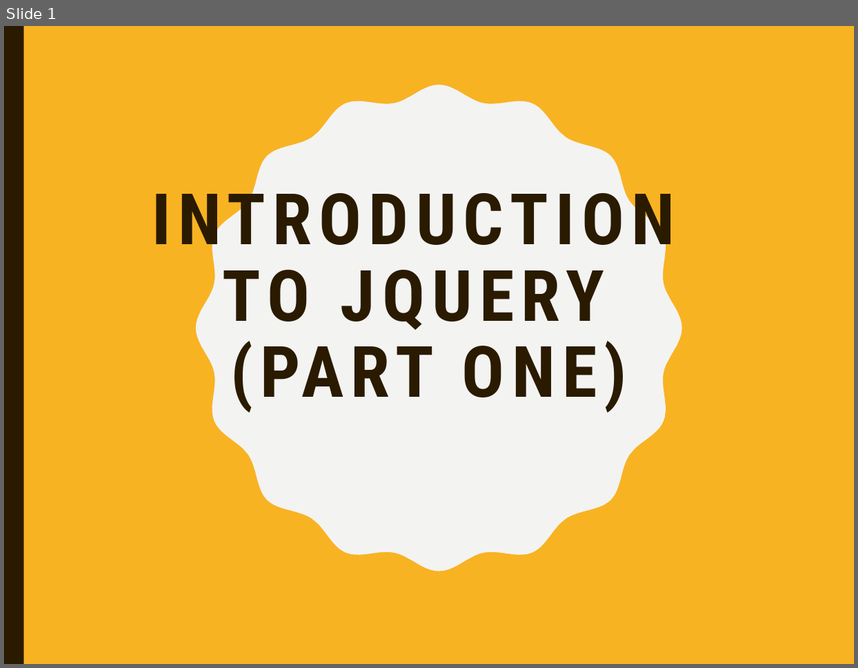
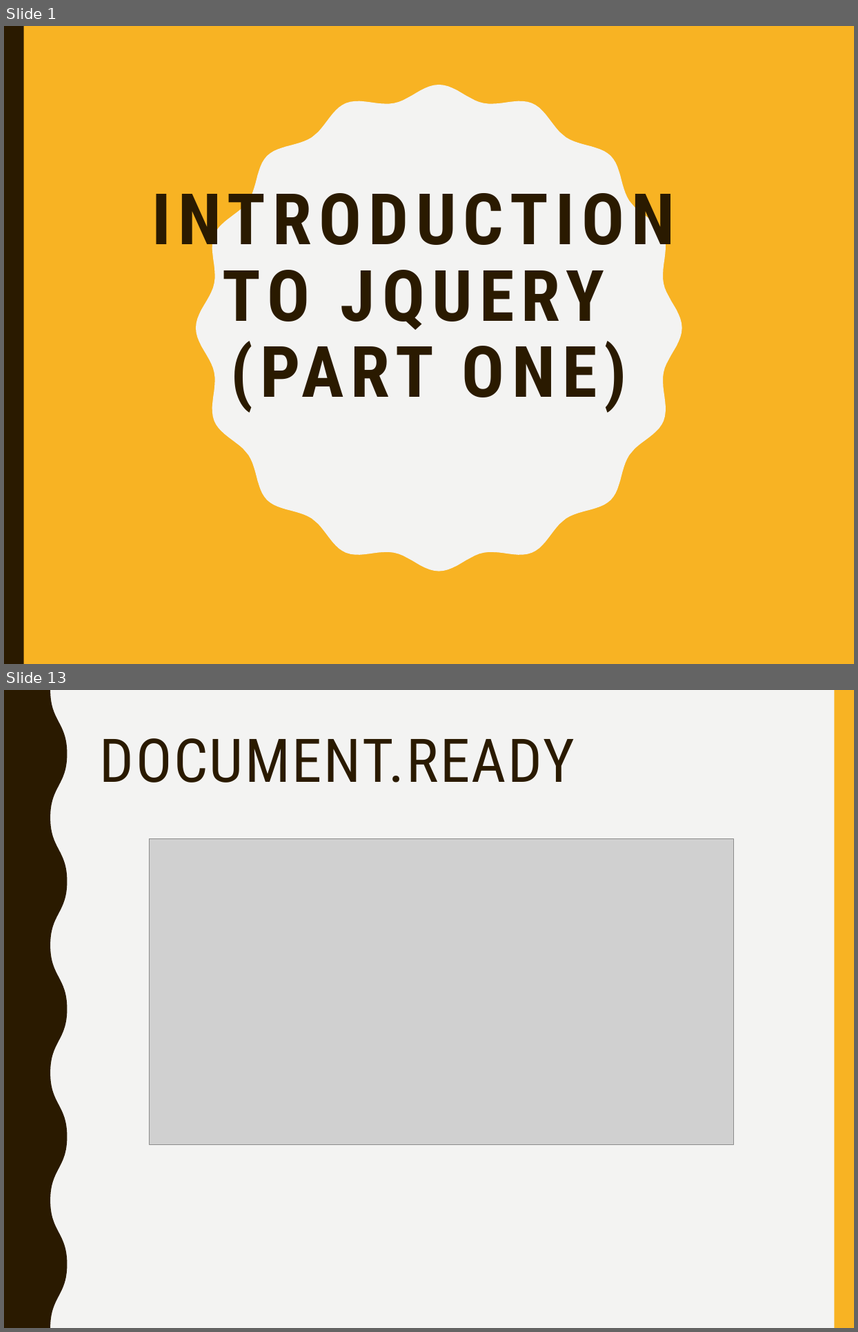
Before and after one commit to mlyngweb1/Website-Development-2-src, a slide deck: topic-05-jQuery-1/talk-1/talk-1.pptx. Shown one above the other, each under a label of ours: slide 1 before the commit, slides 1 and 13 after it; the slides between them are not shown. The pictures are 858x668 and 858x1332 pixels, drawn with LibreOffice and Linux fonts; fonts in the diff are those of the drawing; grey boxes stand for pictures. Boxes give left, top, right and bottom in pixels: in the first picture for what was removed or moved away, otherwise in the second. Text is boxed around its words. In the diff, an @@ line names an element or a change of style, - is before the commit and + after.

```diff
--- a/topic-05-jQuery-1/talk-1/talk-1.pptx
+++ b/topic-05-jQuery-1/talk-1/talk-1.pptx
@@ slide 13 added at (4, 690, 854, 1328), background #F3F3F2 @@
@@ freeform shape added at (4, 690, 67, 1328), fill #2A1A00 @@
@@ rectangle added at (835, 690, 854, 1328), fill #F8B323 @@
@@ title added at (100, 738, 575, 782), 51 pt, text #2A1A00 @@
+DOCUMENT.READY
@@ picture added at (150, 839, 733, 1145) @@
```
Also in this commit, not shown: 37 other slides added, 6 other files.
